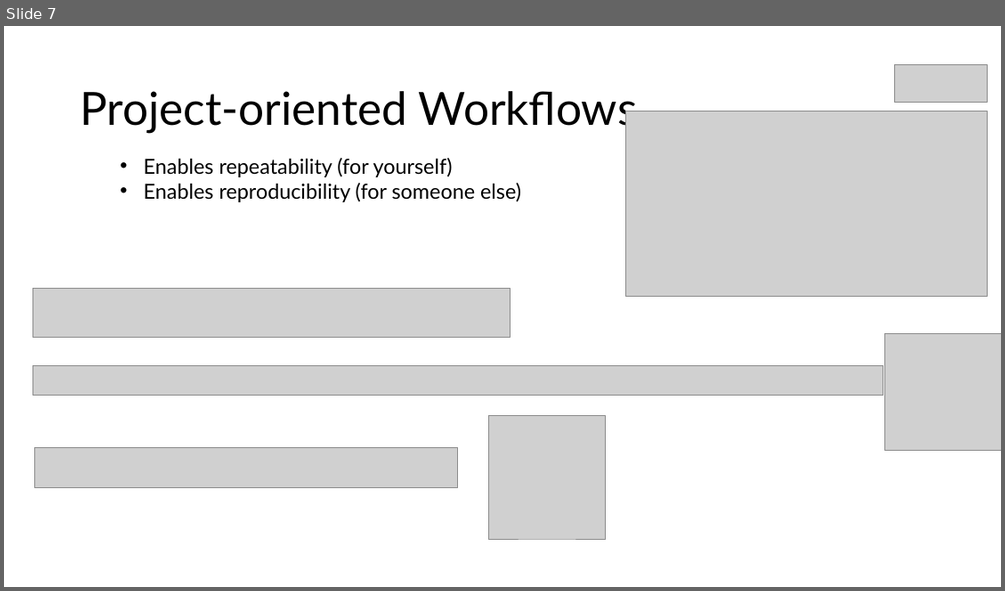
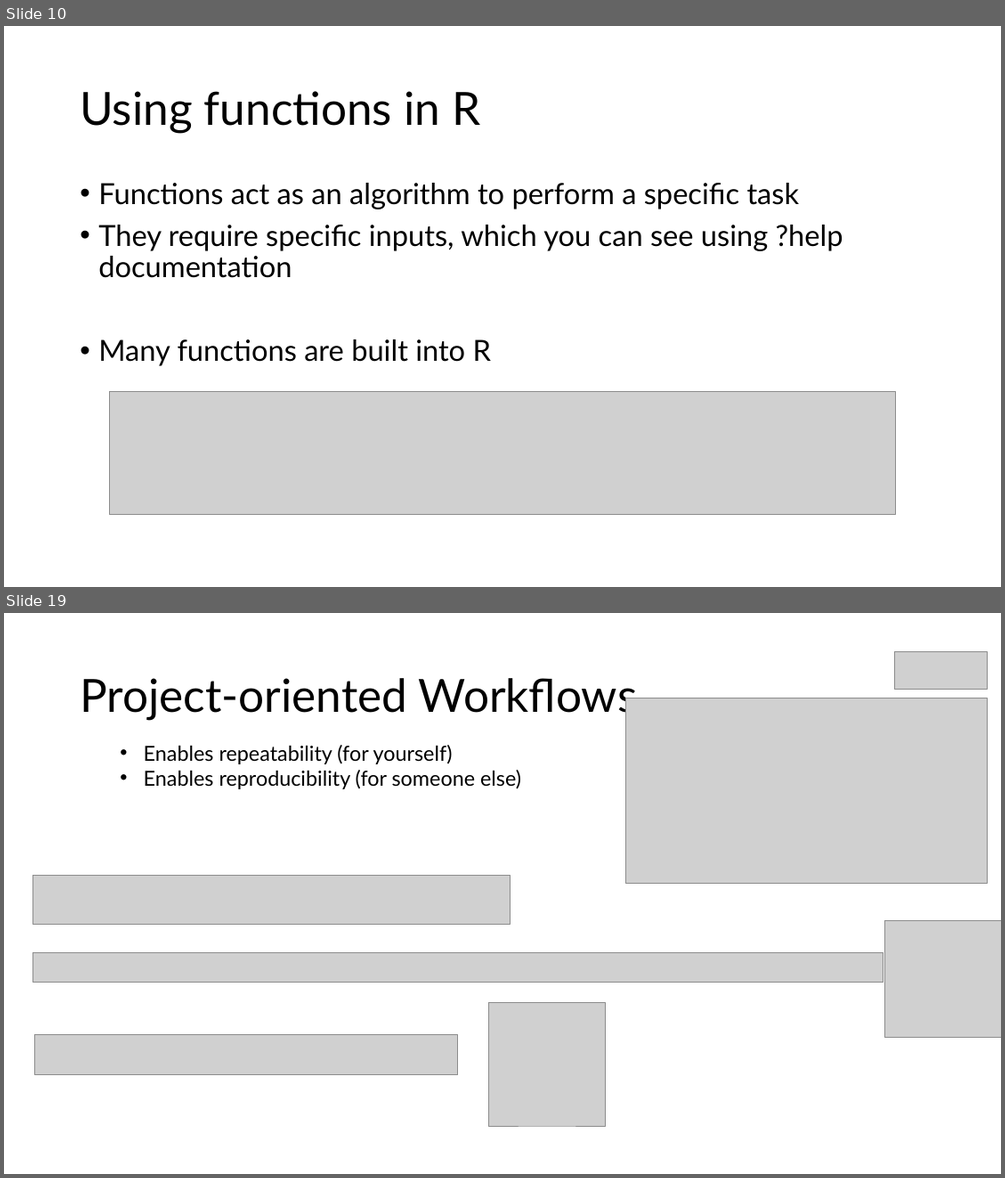
Before and after one commit to wwoelmer/BOPRC_1_R_Fundamentals, a slide deck: Introduction to R Workshop 1.pptx. Shown one above the other, each under a label of ours: slide 7 before the commit, slides 10 and 19 after it; the slides between them are not shown. The pictures are 1005x591 and 1005x1178 pixels, drawn with LibreOffice and Linux fonts; fonts in the diff are those of the drawing; grey boxes stand for pictures. Boxes give left, top, right and bottom in pixels: in the first picture for what was removed or moved away, otherwise in the second. Text is boxed around its words. In the diff, an @@ line names an element or a change of style, - is before the commit and + after.

```diff
--- a/Introduction to R Workshop 1.pptx
+++ b/Introduction to R Workshop 1.pptx
@@ slide 10 added at [4,26,1001,587], background #FFFFFF @@
@@ title added at [80,91,480,133], 44 pt, text #000000 @@
+Using functions in R
@@ text added at [98,183,843,366], 28 pt, text #000000 @@
+• Functions act as an algorithm to perform a specific task
+• They require specific inputs, which you can see using ?help documentation
+• Many functions are built into R
@@ picture added at [110,391,896,515] @@
@@ what was slide 7 is now slide 19 @@
```
Also in this commit, not shown: 5 slides changed, 16 other slides added, 9 slides removed.
